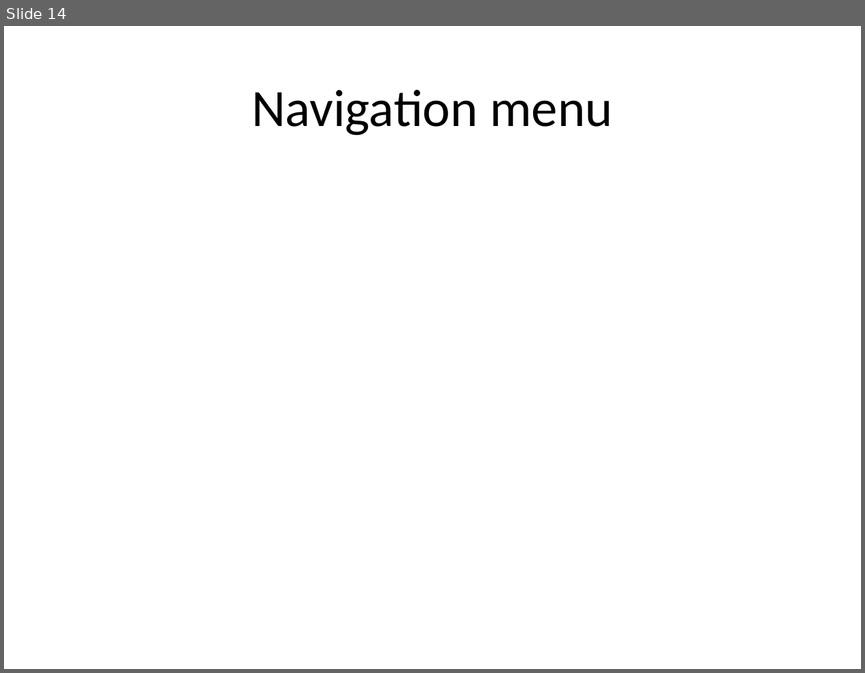
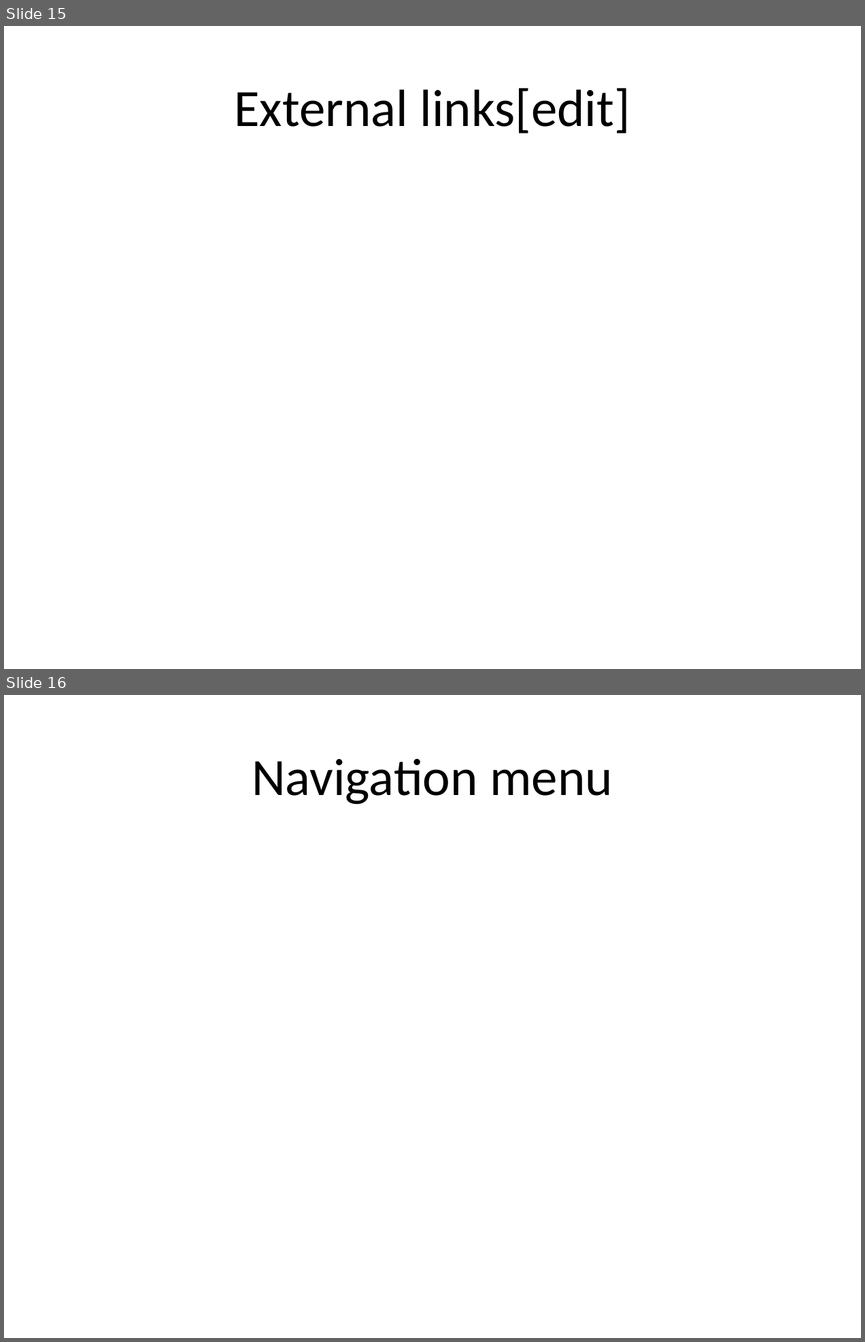
Before and after one commit to eppisai/Uplift---Smart-educational-Platform, a slide deck: AutoPPT-main/AutoPPT-main/something.pptx. Shown one above the other, each under a label of ours: slide 14 before the commit, slides 15 and 16 after it. The pictures are 865x673 and 865x1342 pixels, drawn with LibreOffice and Linux fonts; fonts in the diff are those of the drawing. Boxes give left, top, right and bottom in pixels: in the first picture for what was removed or moved away, otherwise in the second. Text is boxed around its words. In the diff, an @@ line names an element or a change of style, - is before the commit and + after.

```diff
--- a/AutoPPT-main/AutoPPT-main/something.pptx
+++ b/AutoPPT-main/AutoPPT-main/something.pptx
@@ slide 15 added at (4, 26, 861, 669), background #FFFFFF @@
@@ title added at (234, 88, 630, 133), 44 pt, text #000000 @@
+External links[edit]
@@ what was slide 14 is now slide 16 @@
```
Also in this commit, not shown: 2 slides changed, 12 other slides added, 12 slides removed, 10 other files.
